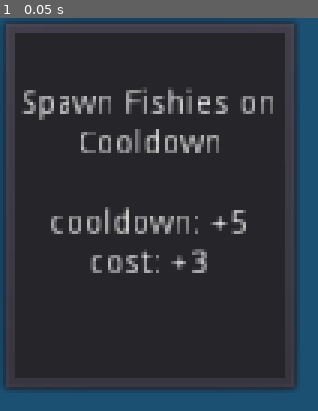
Above: before the commit, frame 1.
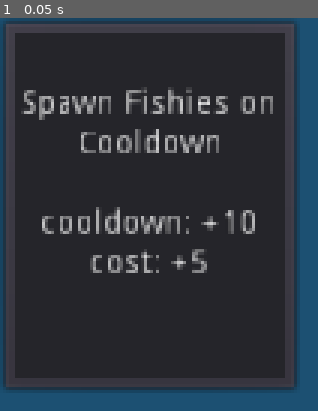
Above: after the commit, the same moment.

Repository: RobinRenggli/godotwildjam41
Game: Godot game, scene res://Evolution/Cards/SpawnCurrency.tscn
Two runs of this game, one before a commit and one after it. Both use one fixed random seed, a clock stepped at 60 frames per second and the inputs below. This scene is started directly instead of the project's main scene. Sound files missing from this copy of the repository are replaced by a short silence.
Inputs:
- Up to frame 1 (0.05 s): no input

The runs differ from the first frame. In frame 1, 1.9% of the frame differs, in the area x 13-81%, y 48-65%.

Commit message:
nerfed spawn fishy

Diff:
--- a/GodotProjectFolder/Evolution/Cards/SpawnCurrency.tscn
+++ b/GodotProjectFolder/Evolution/Cards/SpawnCurrency.tscn
@@ -6,8 +6,8 @@
 
 [node name="EvolutionCard" instance=ExtResource( 1 )]
 stat_changes = {
-"cooldown": 5,
-"cost": 3
+"cooldown": 10,
+"cost": 5
 }
 description = "Spawn Fishies on Cooldown"
 
